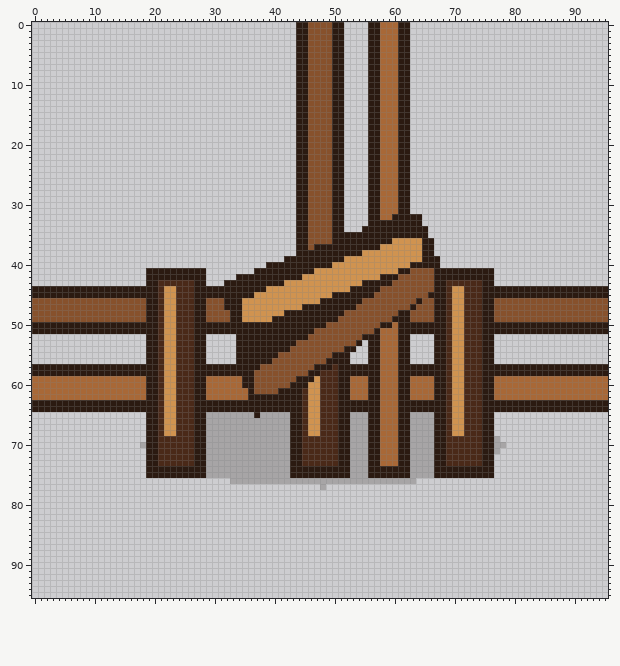
Two versions of one pixel-art file, assets/source/aseprite/objects/placeables_96/gate_open_tee-down_96.aseprite. Above, as it was before the edit.
96x96 pixels, 1 frame.
And afterwards:
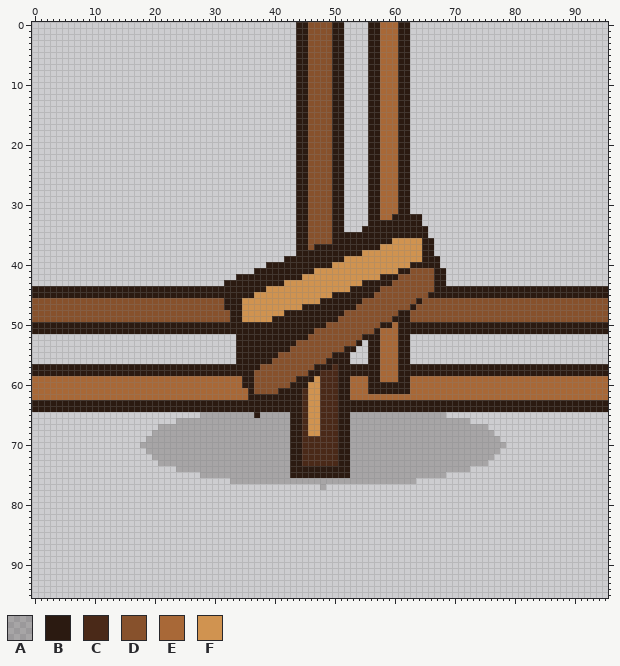
Palette (. is transparent): A #1b120d37  B #2b1a11  C #4a2918  D #87512c  E #a86837  F #d09350
From old to new:
Colour B gives way to colour A in row 65 at x 28, 56 to 57, 61 to 62 and 67 to 68; in row 66 at x 27 to 28, 56 to 57, 61 to 62 and 67 to 68; in row 67 at x 27 to 28, 56 to 57, 61 to 62, 67 to 68 and 75; in row 68 at x 20, 27 to 28, 56 to 57, 61 to 62, 67 to 68 and 75 to 76; in rows 69 to 71 at x 19 to 20, 27 to 28, 56 to 57, 61 to 62, 67 to 68 and 75 to 76; in row 72 at x 20, 27 to 28, 56 to 57, 61 to 62, 67 to 68 and 75 to 76.
Colour B gives way to colour A in row 73 at x 27 to 28, 56 to 57, 61 to 62, 67 to 68 and 75; in row 74 at x 24 to 28, 56 to 62 and 67 to 72; in row 75 at x 28, 56 to 62 and 67 to 68.
Colour C gives way to colour A in row 66 at x 24 to 26, 69 and 72; in rows 67 to 68 at x 21, 24 to 26, 69 and 72 to 74; in rows 69 to 73 at x 21 to 26 and 69 to 74.
Colour E gives way to colour A in rows 65 to 73 at x 58 to 60.
Colour F gives way to colour A in row 66 at x 70 to 71; in rows 67 to 68 at x 22 to 23 and 70 to 71.
Colour C gives way to colour B in rows 44 to 45 at x 21, 24 to 26, 69 and 72 to 74; in rows 50 to 51 at x 21, 24 to 26, 69 and 72 to 74; in rows 57 to 58 at x 21, 24 to 26, 69 and 72 to 74; in rows 63 to 64 at x 21, 24 to 26, 69 and 72 to 74.
Colour E gives way to colour B in rows 60 to 61 at x 58 to 60; in rows 63 to 64 at x 58 to 60.
Colour F gives way to colour B in rows 44 to 45 at x 22 to 23 and 70 to 71; in rows 50 to 51 at x 22 to 23 and 70 to 71; in rows 57 to 58 at x 22 to 23 and 70 to 71; in rows 63 to 64 at x 22 to 23 and 70 to 71.
Colour B gives way to colour D in rows 46 to 49 at x 19 to 20, 27 to 28, 67 to 68 and 75 to 76.
Colour C gives way to colour D in rows 46 to 49 at x 21, 24 to 26, 69 and 72 to 74.
Colour F gives way to colour D in rows 46 to 49 at x 22 to 23 and 70 to 71.
Colour B gives way to colour E in rows 59 to 61 at x 19 to 20, 27 to 28, 67 to 68 and 75 to 76; in row 62 at x 19 to 20, 27 to 28, 56 to 57, 61 to 62, 67 to 68 and 75 to 76.
Colour C gives way to colour E in rows 59 to 62 at x 21, 24 to 26, 69 and 72 to 74.
Colour F gives way to colour E in rows 59 to 62 at x 22 to 23 and 70 to 71.
The author cleared colour B in rows 41 to 42 at x 19 to 28 and 69 to 76; in row 43 at x 19 to 20, 27 to 28 and 75 to 76; in rows 52 to 56 at x 19 to 20, 27 to 28, 67 to 68 and 75 to 76; in row 65 at x 19 to 20, 27 and 75 to 76; in row 66 at x 19 to 20 and 75 to 76; in row 67 at x 19 to 20 and 76.
The author cleared colour B in row 68 at x 19; in row 72 at x 19; in row 73 at x 19 to 20 and 76; in row 74 at x 19 to 23 and 73 to 76; in row 75 at x 19 to 27 and 69 to 76.
The author cleared colour C in row 43 at x 21 to 26 and 69 to 74; in rows 52 to 56 at x 21, 24 to 26, 69 and 72 to 74; in row 65 at x 21, 24 to 26, 69 and 72 to 74; in row 66 at x 21 and 73 to 74.
The author cleared colour F in rows 52 to 56 at x 22 to 23 and 70 to 71; in row 65 at x 22 to 23 and 70 to 71; in row 66 at x 22 to 23.
Changed places in both pictures, as pixel boxes (x1, y1, x2, y2):
changed: (146, 268, 206, 478)
changed: (434, 268, 494, 478)
changed: (368, 382, 410, 478)
